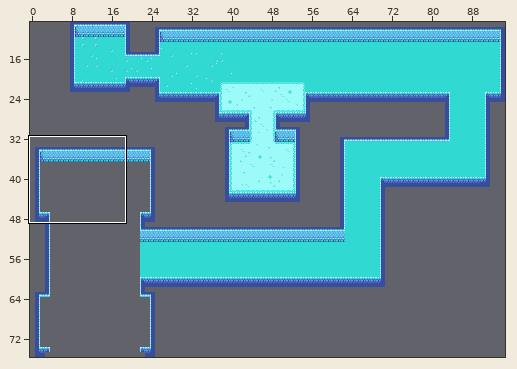
Two states of a Tiled map, maps/cave.tmx. Above, an overview of the earlier version with the close-up marked.
Close-up. Before:
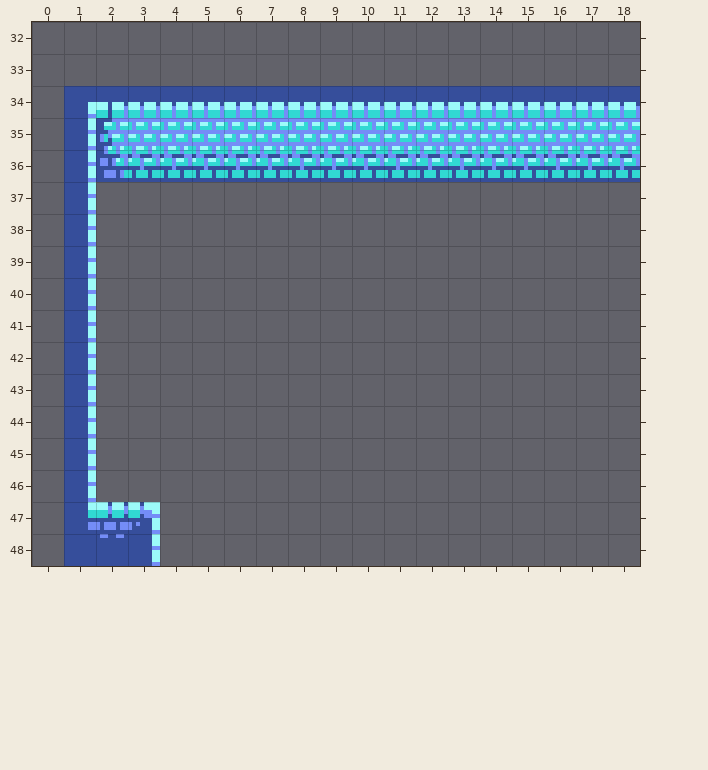
Cells are 8x8 px. Shown: x 0..18, y 32..48. The commit also changed other parts of the map, which this record leaves out.
New version:
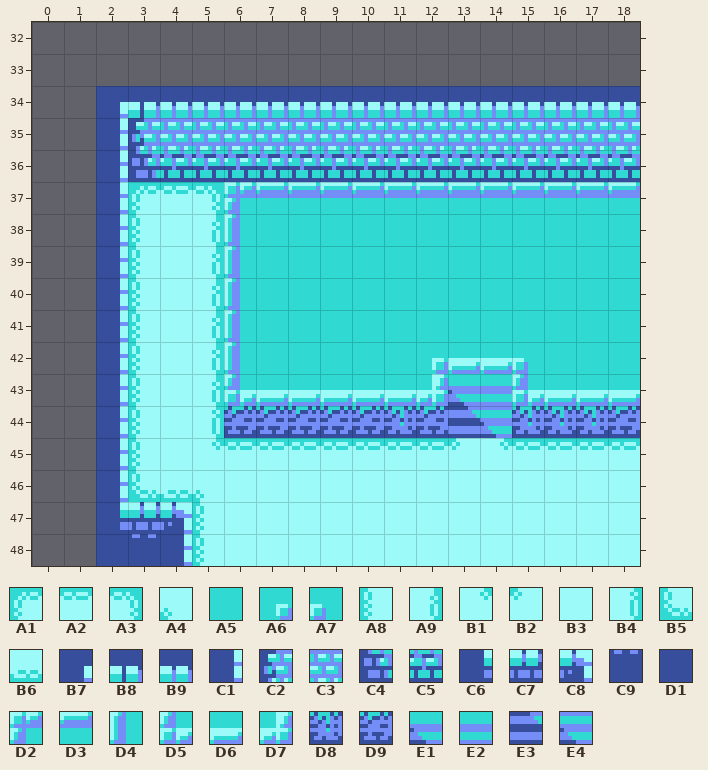
Key: from "caves": A1 225, A2 226, A3 228, A4 230, A5 237, A6 242, A7 243, A8 385, A9 388, B1 389, B2 390, B3 546, B4 548, B5 705, B6 706, B7 1036, B8 1037, B9 1038, C1 1196, C2 1197, C3 1198, C4 1357, C5 1358, C6 1675, C7 1676, C8 1677, C9 1836, D1 2328; from "caves-2": D2 47, D3 48, D4 79, D5 111, D6 112, D7 113, D8 817, D9 818, E1 948, E2 949, E3 980, E4 981.
__ is an empty cell.
Tiles of an added or newly shown layer are drawn over the layers below it.
From old to new:
{"where": "layer \"Ground\""}
{"y":37,"x":3,"old":"__ __ __","new":"A1 A2 A3"}
{"y":38,"x":3,"old":"__ __ __","new":"A8 B3 A9"}
{"y":39,"x":3,"old":"__ __ __","new":"A8 B3 A9"}
{"y":40,"x":3,"old":"__ __ __","new":"A8 B3 A9"}
{"y":41,"x":3,"old":"__ __ __","new":"A8 B3 A9"}
{"y":42,"x":3,"old":"__ __ __","new":"A8 B3 A9"}
{"y":43,"x":3,"old":"__ __ __","new":"A8 B3 A9"}
{"y":43,"x":13,"old":"__ __","new":"E1 E2"}
{"y":44,"x":3,"old":"__ __ __","new":"A8 B3 B4"}
{"y":44,"x":13,"old":"__ __","new":"E3 E4"}
{"y":45,"x":3,"old":"__ __ __ __ __ __ __ __ __ __ __ __ __ __ __ __","new":"A8 B3 B1 A2 A2 A2 A2 A2 A2 A2 B2 B1 A2 A2 A2 A2"}
{"y":46,"x":3,"old":"__ __ __ __ __ __ __ __ __ __ __ __ __ __ __ __","new":"B5 B6 A4 B3 B3 B3 B3 B3 B3 B3 B3 B3 B3 B3 B3 B3"}
{"y":47,"x":5,"old":"__ __ __ __ __ __ __ __ __ __ __ __ __ __","new":"A8 B3 B3 B3 B3 B3 B3 B3 B3 B3 B3 B3 B3 B3"}
{"y":48,"x":5,"old":"__ __ __ __ __ __ __ __ __ __ __ __ __ __","new":"A8 B3 B3 B3 B3 B3 B3 B3 B3 B3 B3 B3 B3 B3"}
{"where": "layer \"Elevated_Ground\" (added)"}
{"y":37,"x":6,"old":"__ __ __ __ __ __ __ __ __ __ __ __ __","new":"D2 D3 D3 D3 D3 D3 D3 D3 D3 D3 D3 D3 D3"}
{"y":38,"x":6,"old":"__ __ __ __ __ __ __ __ __ __ __ __ __","new":"D4 A5 A5 A5 A5 A5 A5 A5 A5 A5 A5 A5 A5"}
{"y":39,"x":6,"old":"__ __ __ __ __ __ __ __ __ __ __ __ __","new":"D4 A5 A5 A5 A5 A5 A5 A5 A5 A5 A5 A5 A5"}
{"y":40,"x":6,"old":"__ __ __ __ __ __ __ __ __ __ __ __ __","new":"D4 A5 A5 A5 A5 A5 A5 A5 A5 A5 A5 A5 A5"}
{"y":41,"x":6,"old":"__ __ __ __ __ __ __ __ __ __ __ __ __","new":"D4 A5 A5 A5 A5 A5 A5 A5 A5 A5 A5 A5 A5"}
{"y":42,"x":6,"old":"__ __ __ __ __ __ __ __ __ __ __ __ __","new":"D4 A5 A5 A5 A5 A5 A6 D6 D6 A7 A5 A5 A5"}
{"y":43,"x":6,"old":"__ __ __ __ __ __ __","new":"D5 D6 D6 D6 D6 D6 D7"}
{"y":43,"x":15,"old":"__ __ __ __","new":"D5 D6 D6 D6"}
{"y":44,"x":6,"old":"__ __ __ __ __ __ __","new":"D9 D9 D9 D9 D9 D8 D9"}
{"y":44,"x":15,"old":"__ __ __ __","new":"D8 D8 D8 D9"}
{"where": "layer \"Walls\""}
{"y":34,"x":1,"old":"B7 B8 B9","new":"__ B7 B8"}
{"y":35,"x":1,"old":"C1 C2 C3","new":"__ C1 C2"}
{"y":36,"x":1,"old":"C1 C4 C5","new":"__ C1 C4"}
{"y":37,"x":1,"old":"C1 __","new":"__ C1"}
{"y":38,"x":1,"old":"C1 __","new":"__ C1"}
{"y":39,"x":1,"old":"C1 __","new":"__ C1"}
{"y":40,"x":1,"old":"C1 __","new":"__ C1"}
{"y":41,"x":1,"old":"C1 __","new":"__ C1"}
{"y":42,"x":1,"old":"C1 __","new":"__ C1"}
{"y":43,"x":1,"old":"C1 __","new":"__ C1"}
{"y":44,"x":1,"old":"C1 __","new":"__ C1"}
{"y":45,"x":1,"old":"C1 __","new":"__ C1"}
{"y":46,"x":1,"old":"C1 __","new":"__ C1"}
{"y":47,"x":1,"old":"C6 C7 C8 __","new":"__ C6 C7 C8"}
{"y":48,"x":1,"old":"D1 C9 C1 __","new":"__ D1 C9 C1"}
{"label":"changed","picture_box":[64,86,640,566]}
